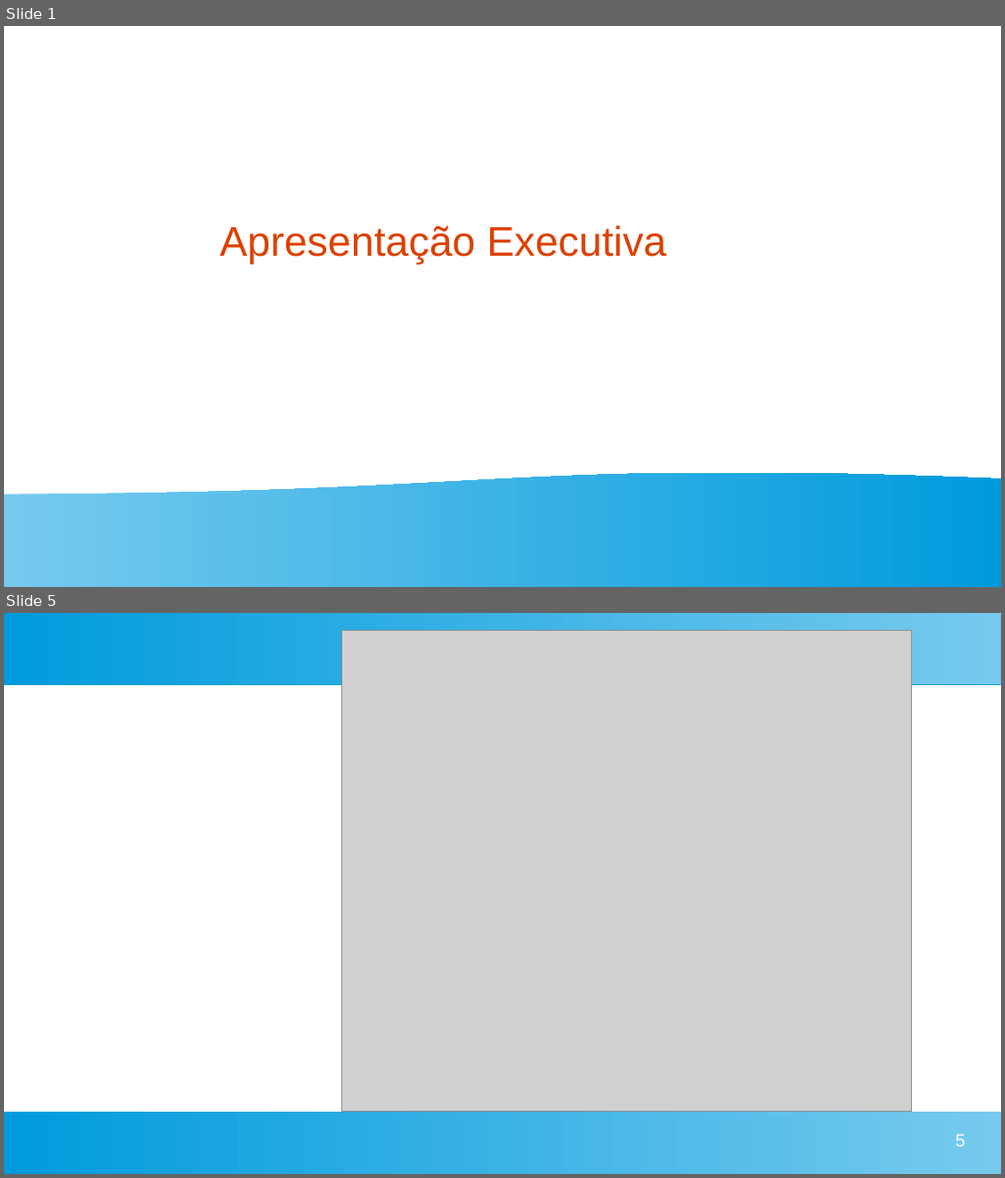
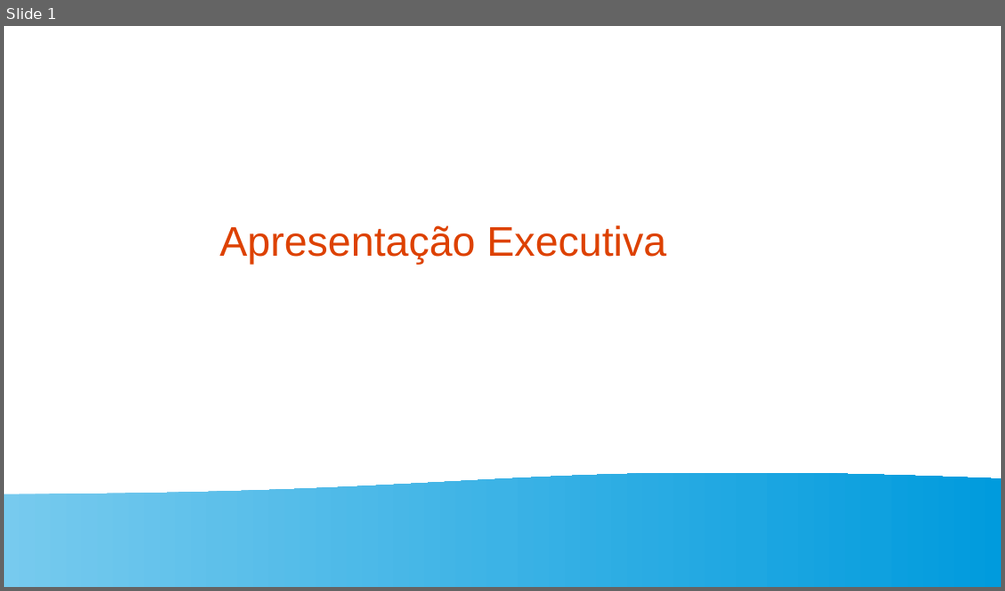
Before and after one commit to kiraDarthur/pandas-numpy, a slide deck: APRESENTAÇAO DO eXECULTIVO.odp. Shown one above the other, each under a label of ours: slides 1 and 5 before the commit, slide 1 after it; the slides between them are not shown. The pictures are 1005x1178 and 1005x591 pixels, drawn with LibreOffice and Linux fonts; fonts in the diff are those of the drawing; grey boxes stand for pictures. Boxes give left, top, right and bottom in pixels: in the first picture for what was removed or moved away, otherwise in the second. Text is boxed around its words. In the diff, an @@ line names an element or a change of style, - is before the commit and + after.

```diff
--- a/APRESENTAÇAO DO eXECULTIVO.odp
+++ b/APRESENTAÇAO DO eXECULTIVO.odp
@@ slide 5 removed at bbox=[4, 613, 1001, 1174], background #FFFFFF @@
@@ rectangle removed at bbox=[4, 613, 1001, 684] @@
@@ picture removed at bbox=[342, 631, 912, 1111] @@
@@ rectangle removed at bbox=[4, 1111, 1001, 1174] @@
@@ page number removed at bbox=[955, 1134, 965, 1146] @@
-5
```
Also in this commit, not shown: 5 slides added, 3 other slides removed, 2 other files.
